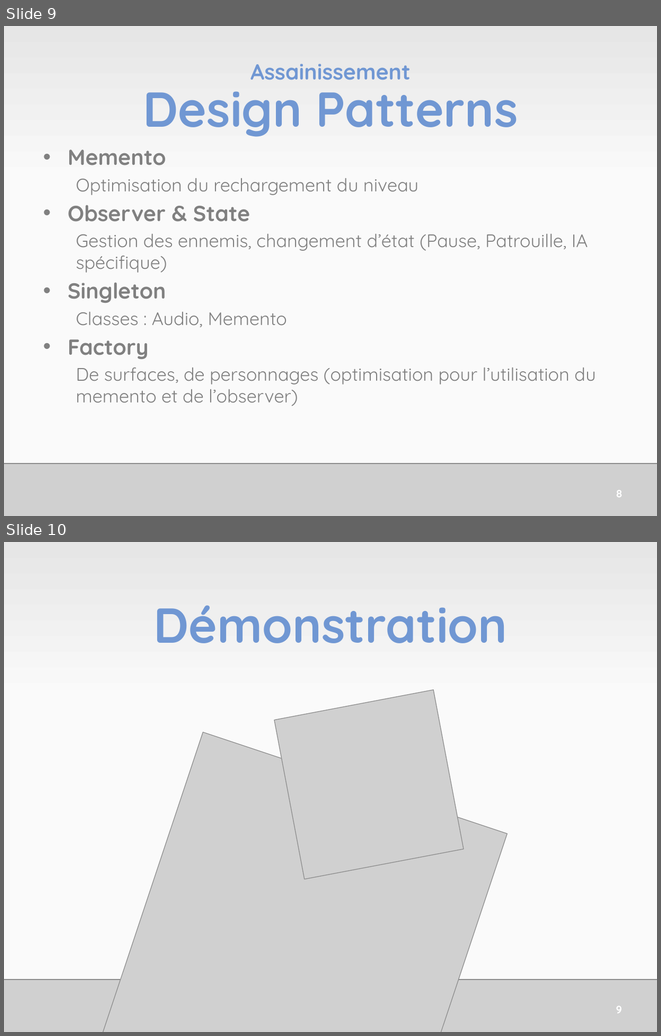
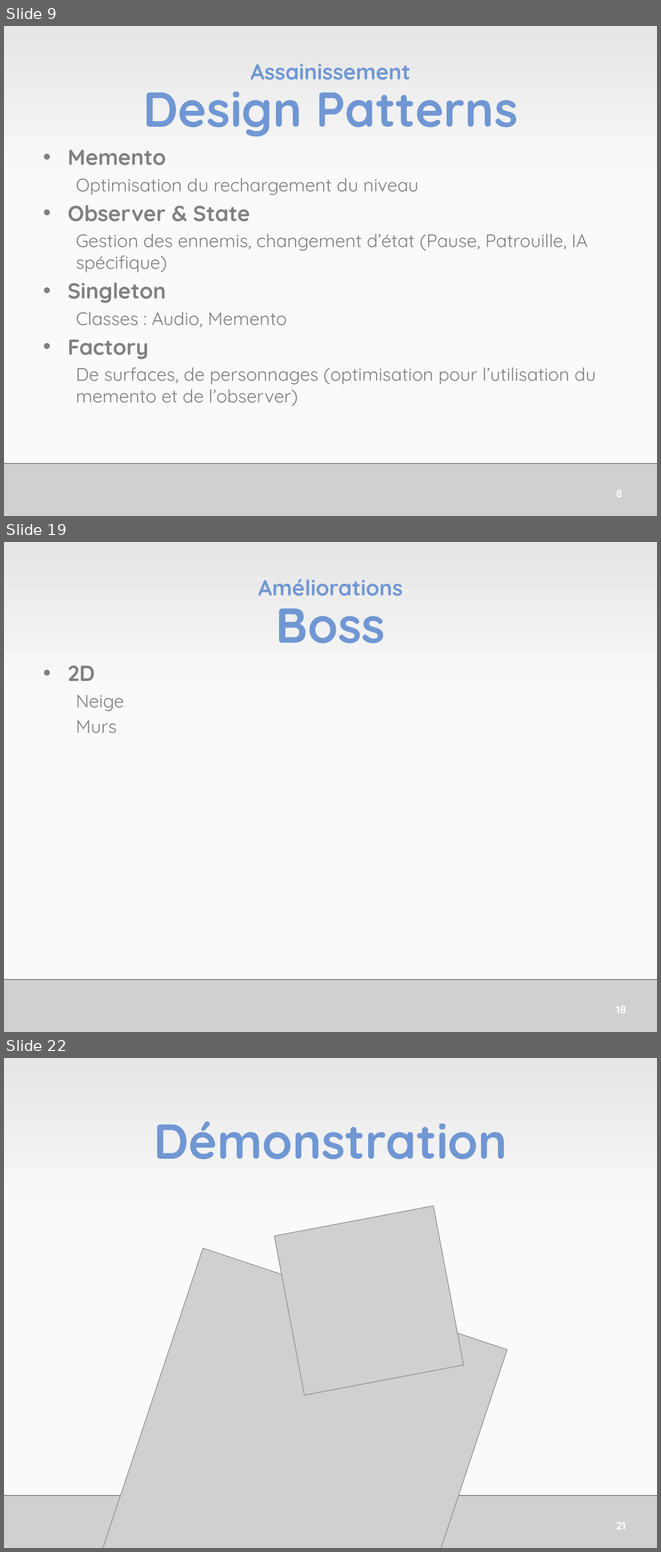
Before and after one commit to RomainClaret/bsc.p2.2, a slide deck: Administration/JamesGouinSePresente.pptx. Shown one above the other, each under a label of ours: slides 9 and 10 before the commit, slides 9, 19 and 22 after it; the slides between them are not shown. The pictures are 661x1036 and 661x1552 pixels, drawn with LibreOffice and Linux fonts; fonts in the diff are those of the drawing; grey boxes stand for pictures. Boxes give left, top, right and bottom in pixels: in the first picture for what was removed or moved away, otherwise in the second. Text is boxed around its words. In the diff, an @@ line names an element or a change of style, - is before the commit and + after.

```diff
--- a/Administration/JamesGouinSePresente.pptx
+++ b/Administration/JamesGouinSePresente.pptx
@@ slide 19 added at bbox=[4, 542, 657, 1032], background gradient #FAFAFA to #E6E6E6 @@
@@ title added at bbox=[258, 579, 403, 643], 24 pt, text #7097D3, bold @@
+Améliorations
+Boss
@@ text added at bbox=[68, 665, 124, 733], 20 pt, text #808080 @@
+• 2D
+  Neige
+  Murs
@@ picture added at bbox=[4, 979, 657, 1032] @@
@@ page number added at bbox=[616, 1006, 627, 1013], 12 pt, text #FFFFFF, bold @@
+18
@@ what was slide 10 is now slide 22 @@
@@ page number at bbox=[616, 1522, 626, 1529]: text changed @@
-9
+21
```
Also in this commit, not shown: 11 other slides added, 5 other files.
